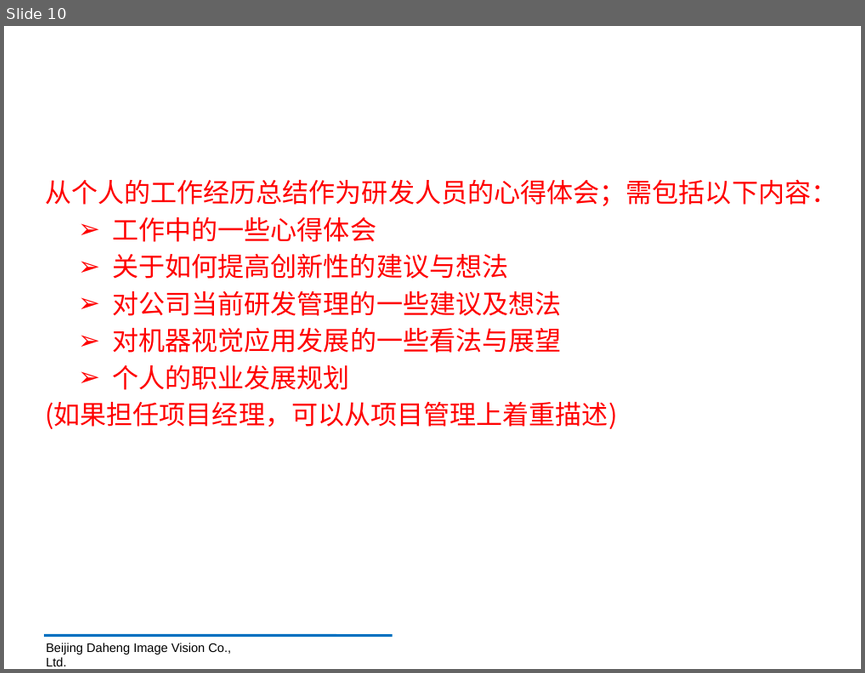
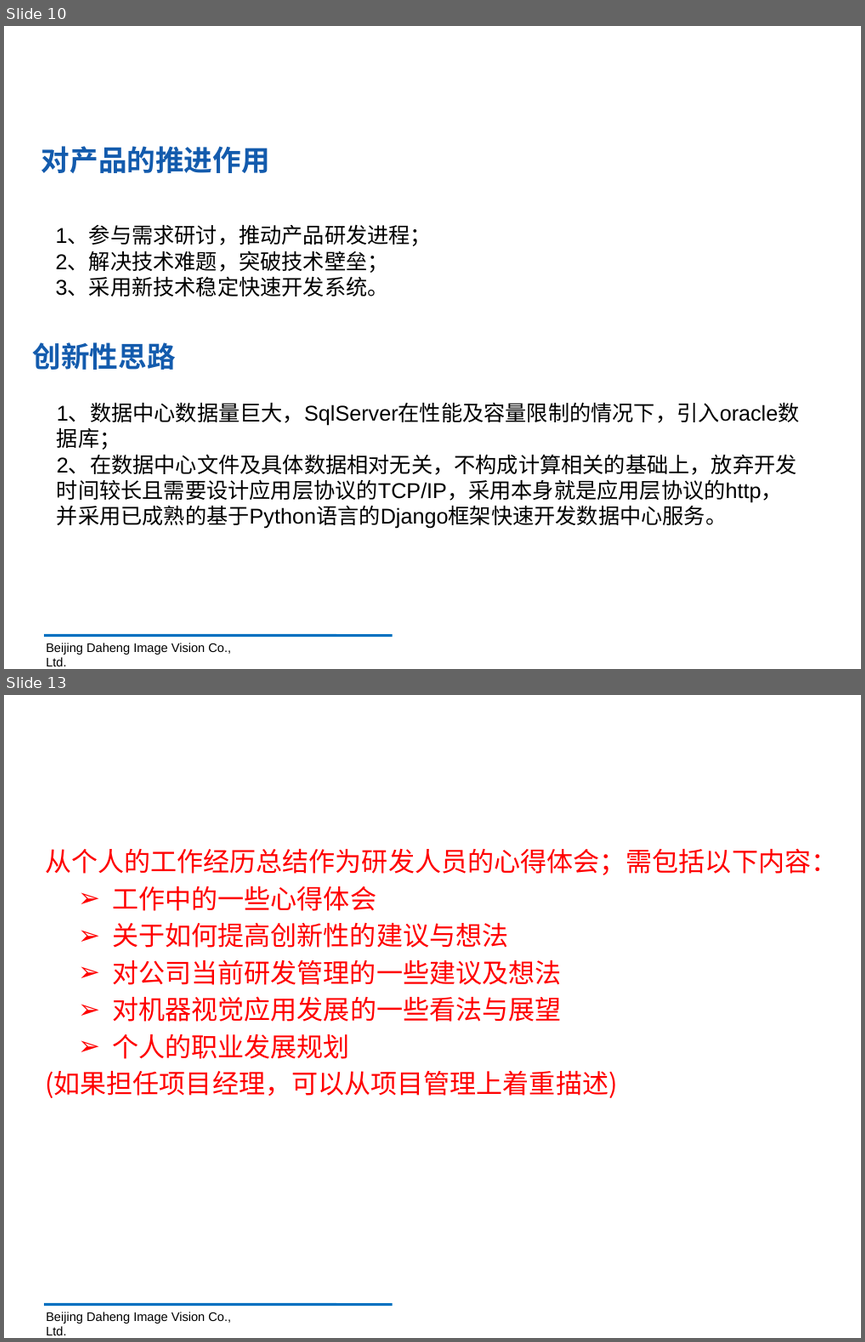
Before and after one commit to sabercc0805/daheng, a slide deck: 研发工程师述职报告PPT-张赵浩然-2018.pptx. Shown one above the other, each under a label of ours: slide 10 before the commit, slides 10 and 13 after it; the slides between them are not shown. The pictures are 865x673 and 865x1342 pixels, drawn with LibreOffice and Linux fonts; fonts in the diff are those of the drawing; background and template pictures are left out. Boxes give left, top, right and bottom in pixels: in the first picture for what was removed or moved away, otherwise in the second. Text is boxed around its words. In the diff, an @@ line names an element or a change of style, - is before the commit and + after.

```diff
--- a/研发工程师述职报告PPT-张赵浩然-2018.pptx
+++ b/研发工程师述职报告PPT-张赵浩然-2018.pptx
@@ slide 10 added at (4, 26, 861, 669), background picture (left out) @@
@@ text added at (53, 26, 825, 112), 44 pt, text #FFFFFF, bold @@
+突出贡献
@@ text added at (41, 146, 270, 173), 24 pt, text #135BAD, bold @@
+对产品的推进作用
@@ text added at (56, 226, 432, 296), 18 pt, text #000000 @@
+1、参与需求研讨，推动产品研发进程；
+2、解决技术难题，突破技术壁垒；
+3、采用新技术稳定快速开发系统。
@@ text added at (33, 342, 176, 369), 24 pt, text #135BAD, bold @@
+创新性思路
@@ text added at (57, 403, 800, 528), 18 pt, text #000000 @@
+1、数据中心数据量巨大，SqlServer在性能及容量限制的情况下，引入oracle数据库；
+2、在数据中心文件及具体数据相对无关，不构成计算相关的基础上，放弃开发时间较长且需要设计应用层协议的TCP/IP，采用本身就是应用层协议的http，并采用已成熟的基于Python语言的Django框架快速开发数据中心服务。
@@ line added from (44, 635) to (392, 635), #0070C0 2.25 pt @@
@@ text added at (46, 642, 231, 666), 10.5 pt, text #000000 @@
+Beijing Daheng Image Vision Co., Ltd.
@@ what was slide 10 is now slide 13 @@
```
Also in this commit, not shown: 4 slides changed, 4 other slides added, 2 slides removed.
